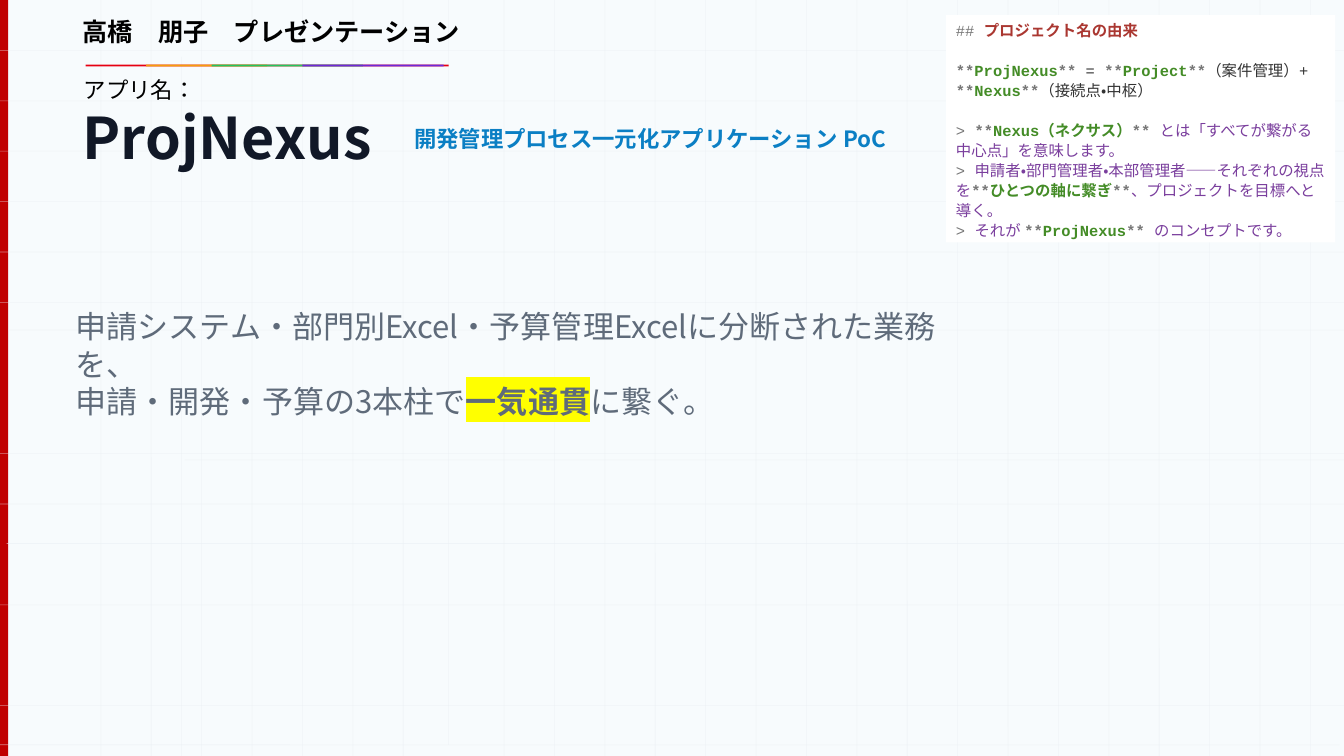
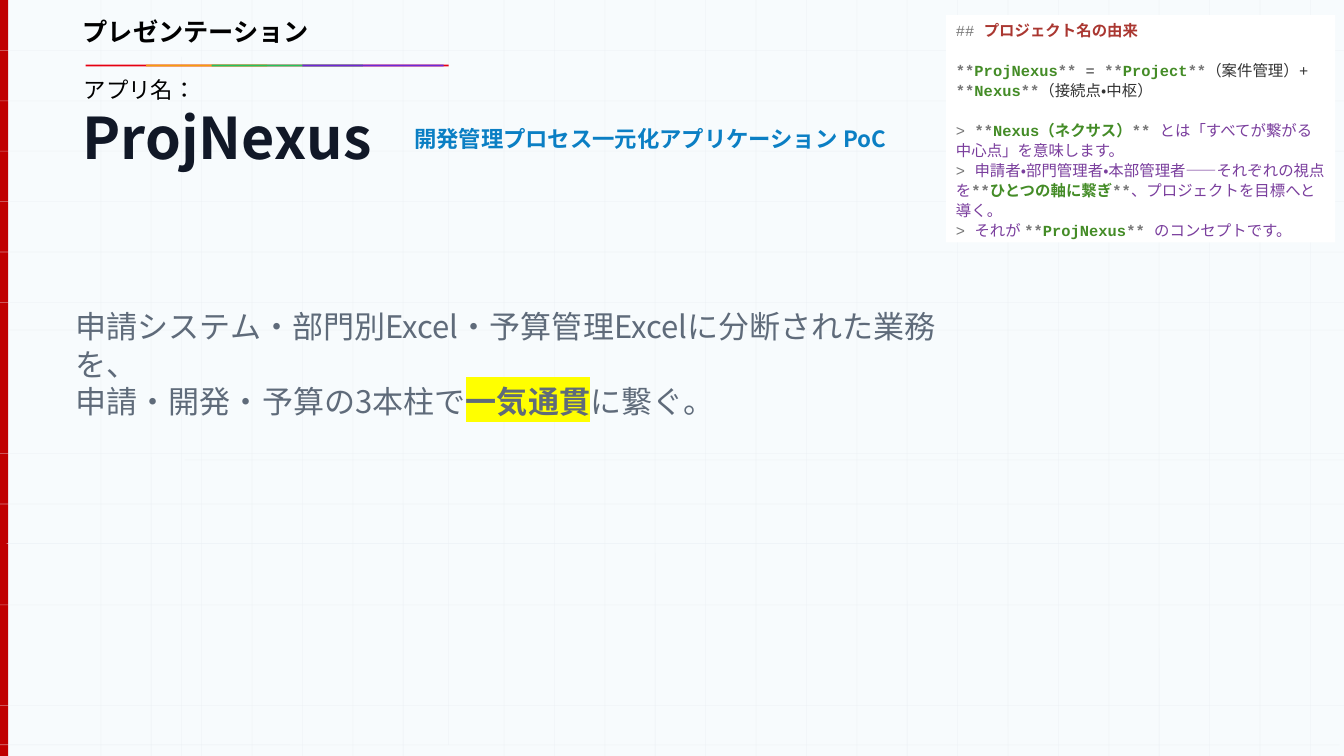
Before and after one commit to toutetu/ProjNexus, a slide deck: slide 1 of materials/presentation_drafts/presentation_draft.pptx. Drawn at 1344x756 pixels with LibreOffice and Linux fonts; fonts in the diff are those of the drawing. Boxes give left, top, right and bottom in pixels: in the first picture for what was removed or moved away, otherwise in the second. Text is boxed around its words. In the diff, an @@ line names an element or a change of style, - is before the commit and + after.

```diff
--- a/materials/presentation_drafts/presentation_draft.pptx
+++ b/materials/presentation_drafts/presentation_draft.pptx
@@ text at <box>83,19,309,43</box>: text changed @@
-高橋 朋子 プレゼンテーション
+プレゼンテーション
```
Also in this commit, not shown: 2 other files.
